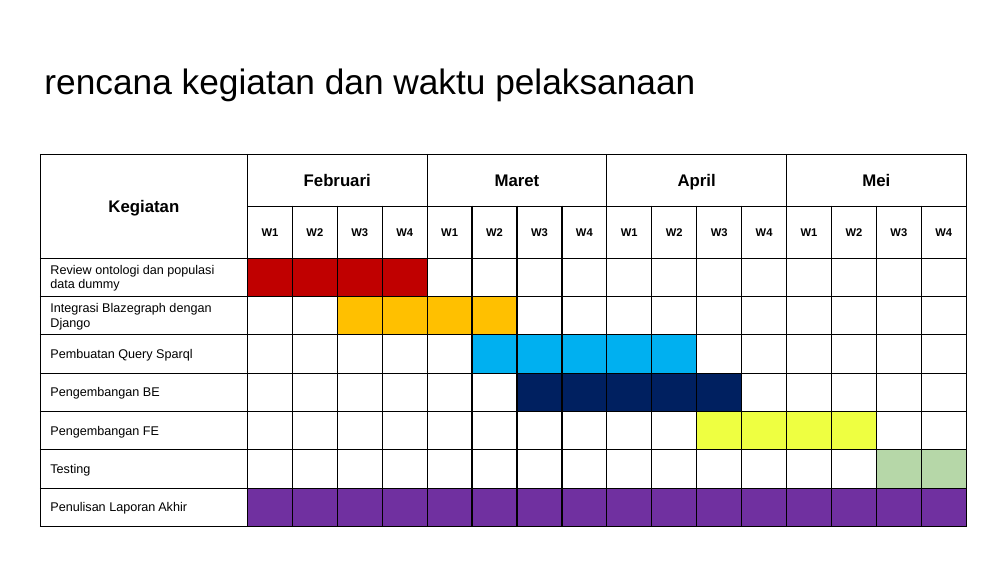
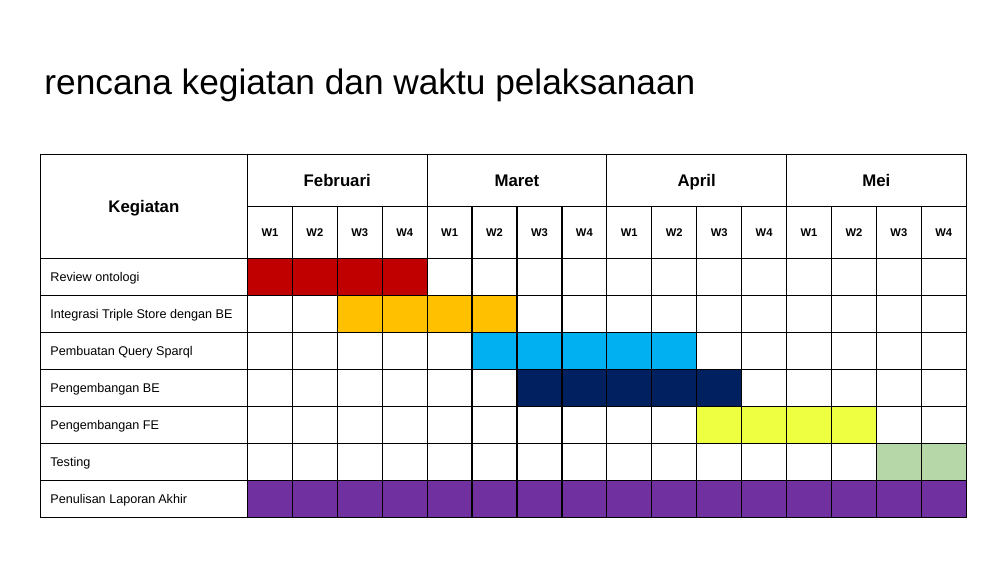
Before and after one commit to rcsenlia/Ontologi-Sejarah-Indonesia, a slide deck: slide 7 of MarkusLeonardWijaya/Draft Proposal-Markus Leonard Wijaya.pptx (slide 6 before the commit). Drawn at 1008x567 pixels with LibreOffice and Linux fonts; fonts in the diff are those of the drawing. Boxes give left, top, right and bottom in pixels: in the first picture for what was removed or moved away, otherwise in the second. Text is boxed around its words. In the diff, an @@ line names an element or a change of style, - is before the commit and + after.

```diff
--- a/MarkusLeonardWijaya/Draft Proposal-Markus Leonard Wijaya.pptx
+++ b/MarkusLeonardWijaya/Draft Proposal-Markus Leonard Wijaya.pptx
@@ table at (40,154,974,518) @@
-row 3, column 1: Review ontologi dan populasi data dummy
+row 3, column 1: Review ontologi
-row 4, column 1: Integrasi Blazegraph dengan Django
+row 4, column 1: Integrasi Triple Store dengan BE
```
Also in this commit, not shown: 5 other slides changed, 1 slide added.
